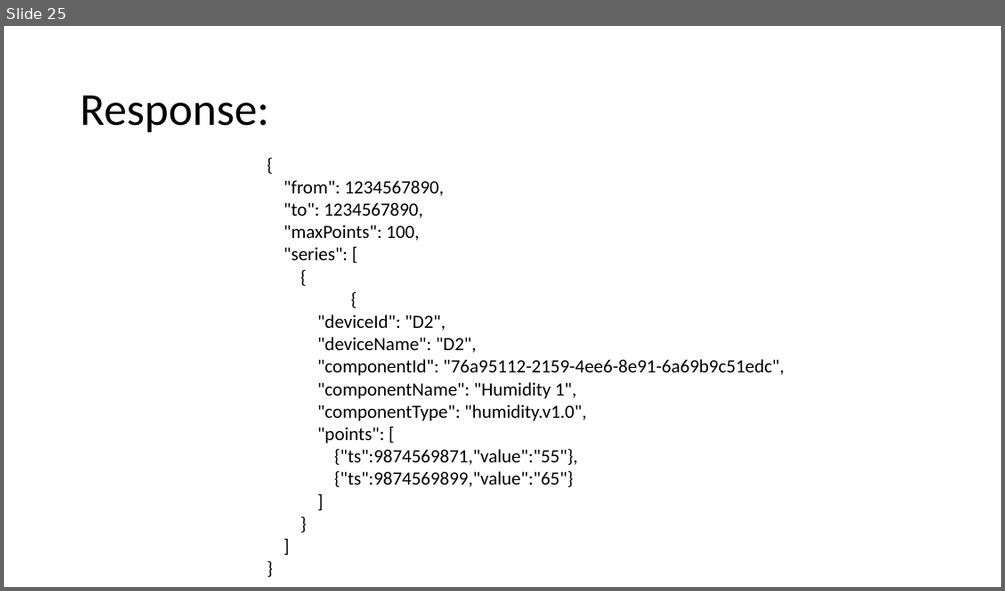
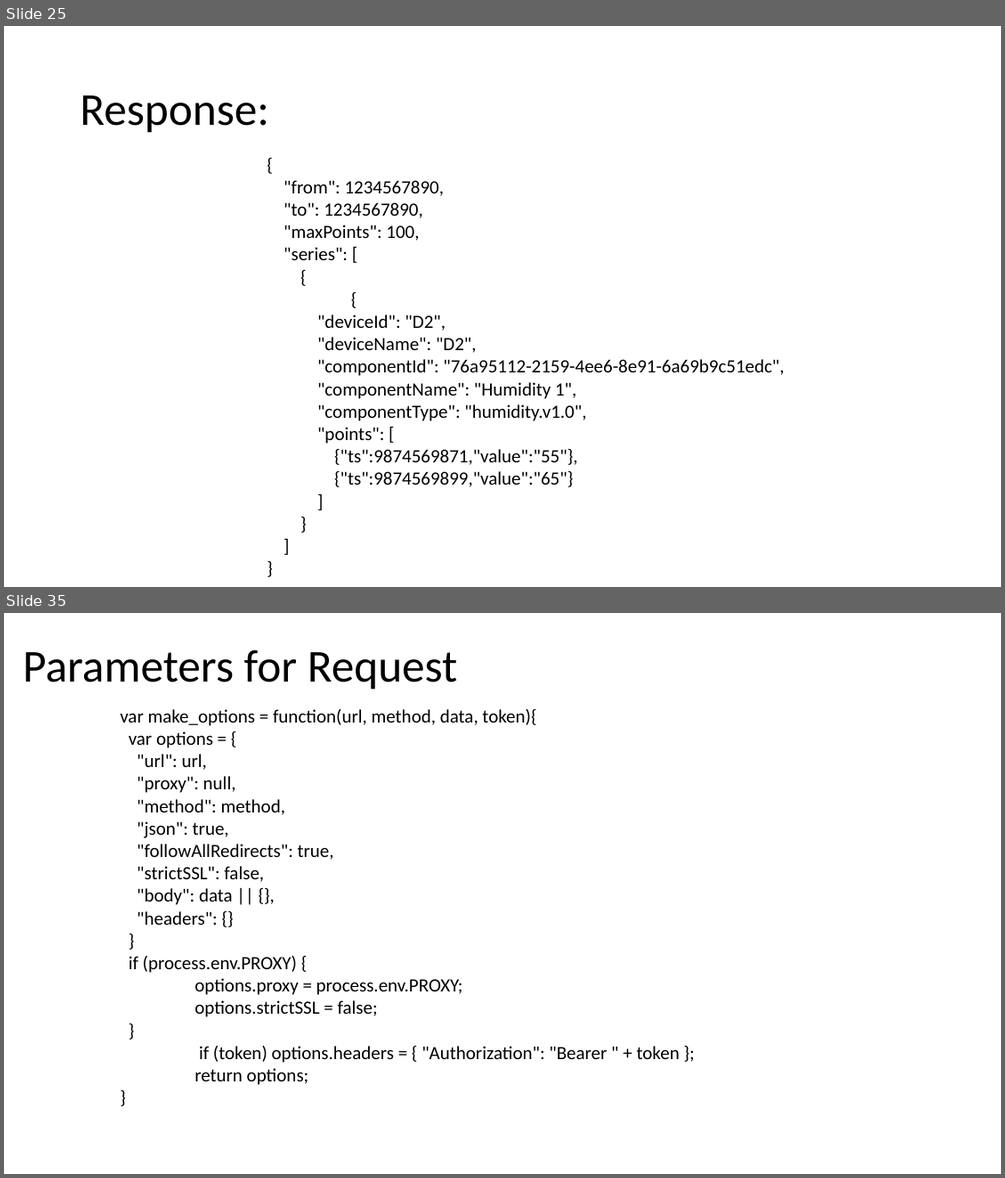
Before and after one commit to Simociocoiu/enable-workshop, a slide deck: EnableIoT Workshop_ALL.pptx. Shown one above the other, each under a label of ours: slide 25 before the commit, slides 25 and 35 after it; the slides between them are not shown. The pictures are 1005x591 and 1005x1178 pixels, drawn with LibreOffice and Linux fonts; fonts in the diff are those of the drawing. Boxes give left, top, right and bottom in pixels: in the first picture for what was removed or moved away, otherwise in the second. Text is boxed around its words. In the diff, an @@ line names an element or a change of style, - is before the commit and + after.

```diff
--- a/EnableIoT Workshop_ALL.pptx
+++ b/EnableIoT Workshop_ALL.pptx
@@ slide 35 added at bbox=[4, 613, 1001, 1174], background #FFFFFF @@
@@ title added at bbox=[23, 650, 458, 690], 44 pt, text #000000 @@
+Parameters for Request
@@ text added at bbox=[120, 709, 680, 1085], 18 pt, text #000000 @@
+var make_options = function(url, method, data, token){
+var options = {
+"url": url,
+"proxy": null,
+"method": method,
+"json": true,
+"followAllRedirects": true,
+"strictSSL": false,
+"body": data || {},
+"headers": {}
+}
+if (process.env.PROXY) {
+options.proxy = process.env.PROXY;
+options.strictSSL = false;
+}
+if (token) options.headers = { "Authorization": "Bearer " + token };
+return options;
+}
```
Also in this commit, not shown: 10 other slides added.
